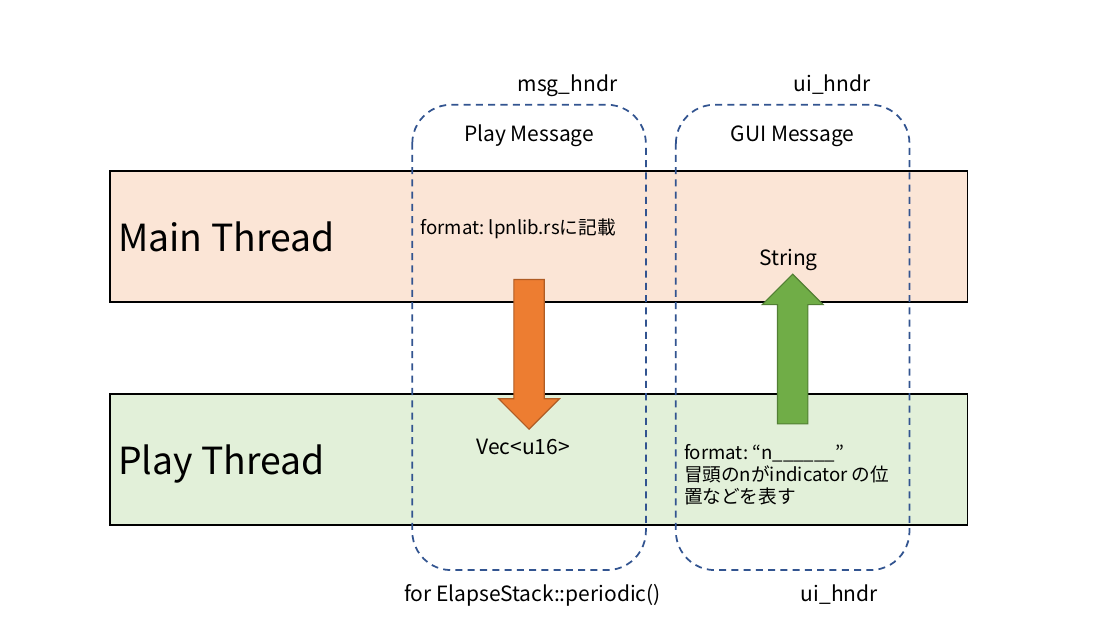
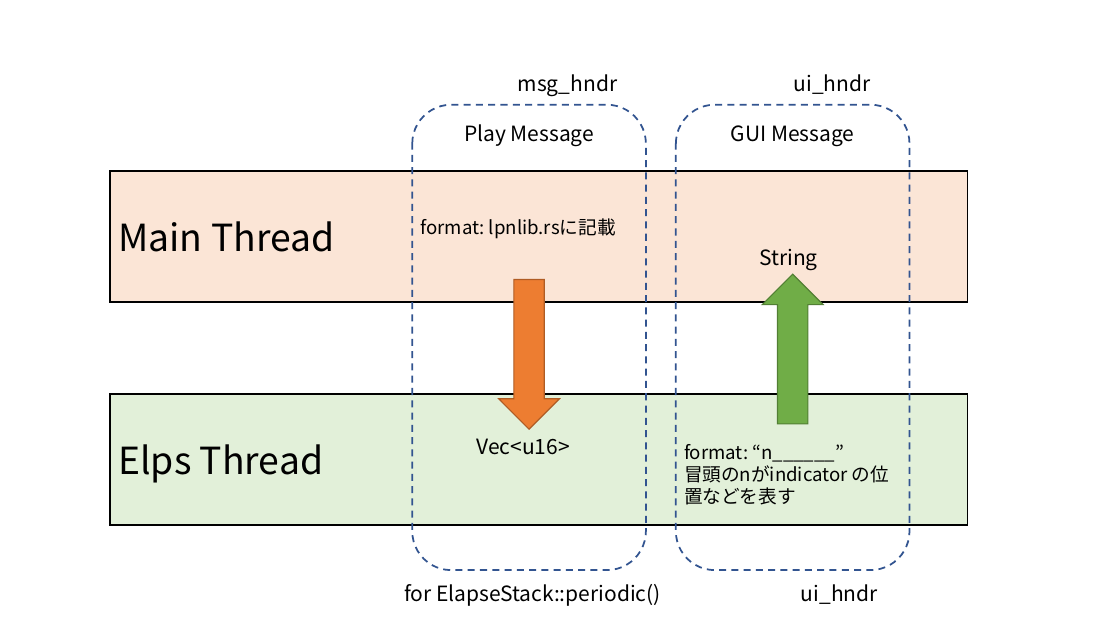
Before and after one commit to hasebems/Loopian_Rust, a slide deck: slide 16 of doc/design.pptx (slide 15 before the commit). Drawn at 1120x630 pixels with LibreOffice and Linux fonts; fonts in the diff are those of the drawing. Boxes give left, top, right and bottom in pixels: in the first picture for what was removed or moved away, otherwise in the second. Text is boxed around its words. In the diff, an @@ line names an element or a change of style, - is before the commit and + after.

```diff
--- a/doc/design.pptx
+++ b/doc/design.pptx
@@ text in rectangle at box(118, 444, 323, 483): text changed @@
-Play Thread
+Elps Thread
```
Also in this commit, not shown: 1 other slide changed, 1 slide added, 5 other files.
